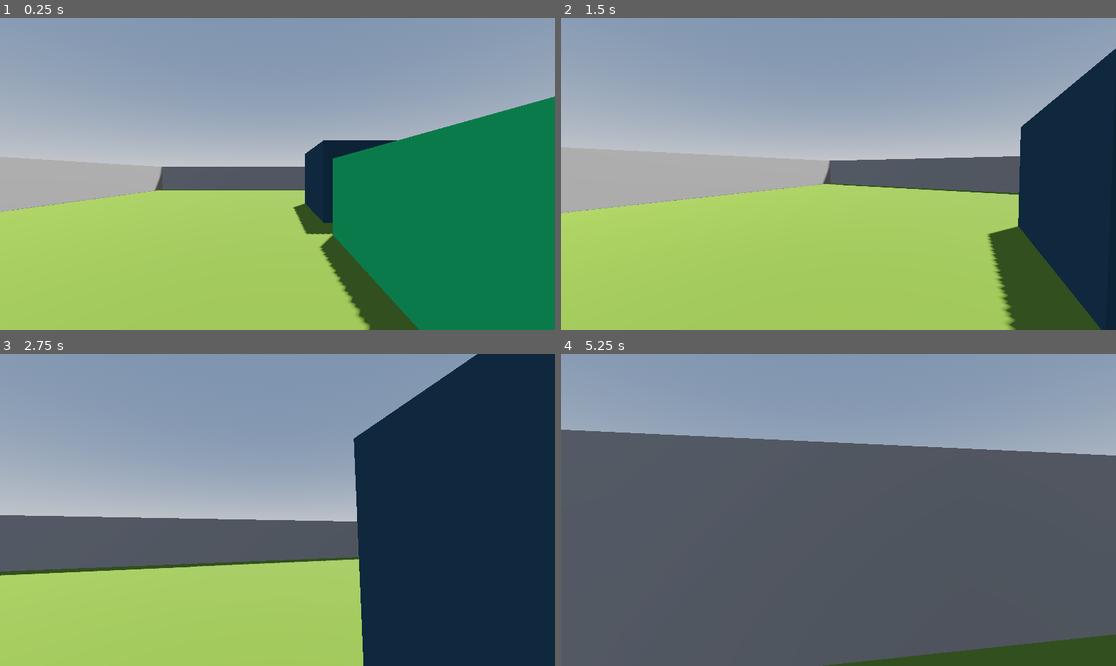
Above: before the commit, frames 1-4 (two rows, left to right).
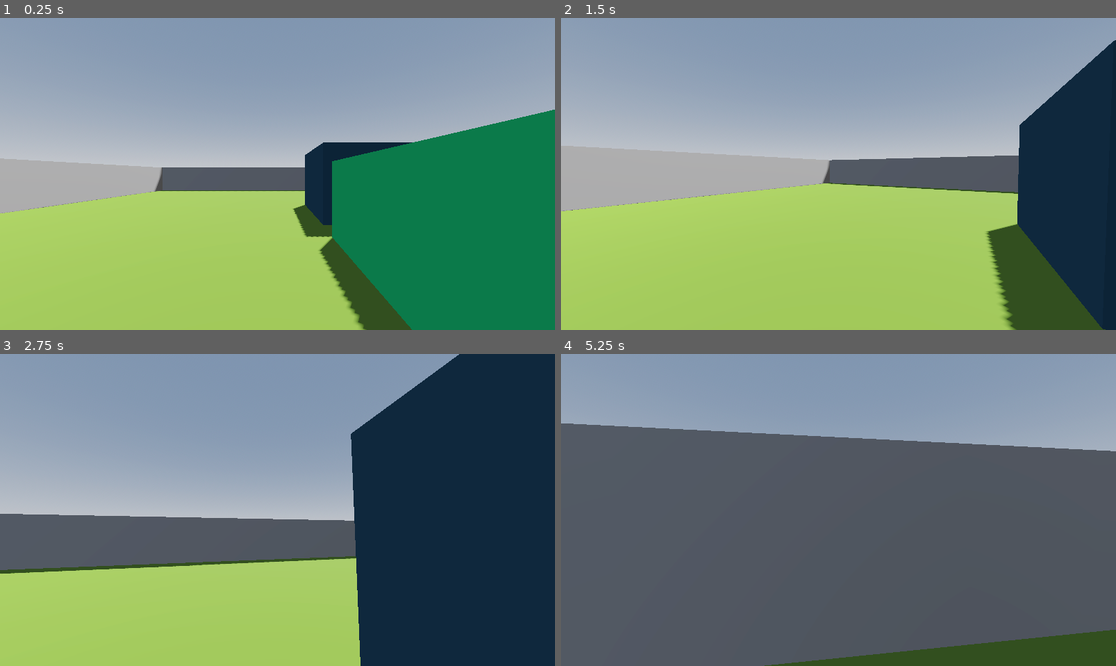
Above: after the commit, the same moments.

Repository: gmjtheeuwen/OwnTheRoad
Game: Godot game, scene res://scenes/player.tscn
Same seed, same stepped clock (60 frames per second), same inputs: the game is played once before the commit and once after it. Before the commit the project starts from res://Scenes/playercontroller.tscn.
Inputs (mouse positions are in pixels of both pictures, inside the frame that each line leads up to):
- Up to frame 1 (0.25 s): no input
- Up to frame 2 (1.5 s): tap Enter at 0.5 s; move the mouse to (866, 174) at 0.52 s; hold W (up) from 0.53 s (still down); move the mouse to (810, 174) at 1.27 s
- Up to frame 3 (2.75 s): keep holding W (up); move the mouse to (288, 503) at 2.02 s
- Up to frame 4 (5.25 s): keep holding W (up); move the mouse to (832, 516) at 2.77 s; move the mouse to (877, 513) at 3.52 s; move the mouse to (794, 506) at 4.27 s; move the mouse to (844, 510) at 5.02 s

The runs differ from the first frame. In frame 1, 2.3% of the frame differs, in the area x 0-100%, y 25-100%; in frame 2, 1.4%; in frame 3, 1.8%; in frame 4, 2.7%, in the area x 0-100%, y 22-100%.

Commit message:
Added states for walking

Diff:
--- a/Scripts/character_body_3d.gd
+++ /dev/null
@@ -1,55 +0,0 @@
-extends CharacterBody3D
-
-
-const SPEED = 5.0
-const SENSITIVITY = 0.01
-
-#bob variables
-const BOB_FREQ = 2
-const BOB_AMP = 0.08
-var t_bob = 0.0
-
-var gravity = 9.8
-
-@onready var head = $Head
-@onready var camera = $Head/Camera3D
-
-# Remove the mouse in the scene
-func _ready():
-	Input.set_mouse_mode(Input.MOUSE_MODE_CAPTURED)
-
-# Handle rotation of camera, with max and min height
-func _unhandled_input(event: InputEvent) -> void:
-	if event is InputEventMouseMotion:
-		head.rotate_y(-event.relative.x * SENSITIVITY)
-		camera.rotate_x(-event.relative.y * SENSITIVITY)
-		camera.rotation.x = clamp(camera.rotation.x, deg_to_rad(-40), deg_to_rad(60))
-
-
-func _physics_process(delta: float) -> void:
-	# Add the gravity
-	if not is_on_floor():
-		velocity.y -= gravity * delta
-
-	# Get the input direction and handle the movement / deceleration
-	var input_dir = Input.get_vector("left", "right", "up", "down")
-	var direction = (head.transform.basis * Vector3(input_dir.x, 0, input_dir.y)).normalized()
-	if direction:
-		velocity.x = direction.x * SPEED
-		velocity.z = direction.z * SPEED
-	else:
-		velocity.x = 0.0
-		velocity.z = 0.0
-
-	#Head Bob
-	t_bob += delta * velocity.length() * float(is_on_floor())
-	camera.transform.origin = _headbob(t_bob)
-
-	move_and_slide()
-
-# Handle head bob frequency
-func _headbob(time) -> Vector3:
-	var pos = Vector3.ZERO
-	pos.y = sin(time * BOB_FREQ) * BOB_AMP
-	pos.x = cos(time * BOB_FREQ / 2) * BOB_AMP
-	return pos
--- a/Scenes/playercontroller.tscn
+++ b/scenes/player.tscn
@@ -1,6 +1,9 @@
-[gd_scene load_steps=11 format=3 uid="uid://c3nglrrrb2y5w"]
+[gd_scene load_steps=14 format=3 uid="uid://c3nglrrrb2y5w"]
 
-[ext_resource type="Script" uid="uid://dq4ak7akmvva" path="res://Scripts/character_body_3d.gd" id="1_6gcc1"]
+[ext_resource type="Script" uid="uid://dq4ak7akmvva" path="res://scripts/player.gd" id="1_3vyb7"]
+[ext_resource type="PackedScene" uid="uid://dy1c420tme5eu" path="res://scenes/state_machine.tscn" id="2_g2els"]
+[ext_resource type="Script" uid="uid://uwr30nkdol3l" path="res://states/WalkingIdleState.gd" id="3_qhqgy"]
+[ext_resource type="Script" uid="uid://c4g4l7ek2yhog" path="res://states/WalkingState.gd" id="4_dqkch"]
 
 [sub_resource type="ProceduralSkyMaterial" id="ProceduralSkyMaterial_j0p05"]
 sky_horizon_color = Color(0.66224277, 0.6717428, 0.6867428, 1)
@@ -49,7 +52,7 @@
 
 [node name="Player" type="CharacterBody3D" parent="."]
 transform = Transform3D(1, 0, 0, 0, 1, 0, 0, 0, 1, 0, 0.34827662, 0)
-script = ExtResource("1_6gcc1")
+script = ExtResource("1_3vyb7")
 
 [node name="MeshInstance3D" type="MeshInstance3D" parent="Player"]
 transform = Transform3D(1, 0, 0, 0, 1, 0, 0, 0, 1, 0, 1, 0)
@@ -63,6 +66,19 @@
 transform = Transform3D(1, 0, 0, 0, 1, 0, 0, 0, 1, 0, 1.6970227, 0)
 
 [node name="Camera3D" type="Camera3D" parent="Player/Head"]
+
+[node name="StateMachine" parent="Player" node_paths=PackedStringArray("initial_state") instance=ExtResource("2_g2els")]
+initial_state = NodePath("Idle")
+
+[node name="Idle" type="Node" parent="Player/StateMachine" node_paths=PackedStringArray("player")]
+script = ExtResource("3_qhqgy")
+player = NodePath("../..")
+metadata/_custom_type_script = "uid://uwr30nkdol3l"
+
+[node name="Walking" type="Node" parent="Player/StateMachine" node_paths=PackedStringArray("player")]
+script = ExtResource("4_dqkch")
+player = NodePath("../..")
+metadata/_custom_type_script = "uid://c4g4l7ek2yhog"
 
 [node name="CSGBox3D2" type="CSGBox3D" parent="."]
 transform = Transform3D(1, 0, 0, 0, 1, 0, 0, 0, 1, -12.542858, 1.1156616, -5.690323)
--- /dev/null
+++ b/scenes/state_machine.tscn
@@ -0,0 +1,6 @@
+[gd_scene load_steps=2 format=3 uid="uid://dy1c420tme5eu"]
+
+[ext_resource type="Script" uid="uid://cug3pnumg26mi" path="res://scripts/state_machine.gd" id="1_nj0rb"]
+
+[node name="StateMachine" type="Node"]
+script = ExtResource("1_nj0rb")
--- a/scripts/player.gd
+++ b/scripts/player.gd
@@ -1,15 +1,39 @@
 extends CharacterBody3D
 
-@export var maxSpeed = 10.0
-@export var turnSpeed = 0.2
-var velocityX = 0.0
+
+const SPEED = 5.0
+const SENSITIVITY = 0.01
+
+var gravity = 9.8
+
+@onready var head = $Head
+@onready var camera = $Head/Camera3D
+
+# Remove the mouse in the scene
+func _ready():
+	Input.set_mouse_mode(Input.MOUSE_MODE_CAPTURED)
+
+# Handle rotation of camera, with max and min height
+func _unhandled_input(event: InputEvent) -> void:
+	if event is InputEventMouseMotion:
+		head.rotate_y(-event.relative.x * SENSITIVITY)
+		camera.rotate_x(-event.relative.y * SENSITIVITY)
+		camera.rotation.x = clamp(camera.rotation.x, deg_to_rad(-40), deg_to_rad(60))
+
 
 func _physics_process(delta: float) -> void:
-	if !is_on_floor():
-		velocity = get_gravity() * delta
+	# Add the gravity
+	if not is_on_floor():
+		velocity.y -= gravity * delta
 
-	var direction = Input.get_axis("ui_left", "ui_right")
-	velocityX = move_toward(velocityX, direction * maxSpeed, turnSpeed)
-	position.x += velocityX * delta
+	# Get the input direction and handle the movement / deceleration
+	var input_dir = Input.get_vector("left", "right", "up", "down")
+	var direction = (head.transform.basis * Vector3(input_dir.x, 0, input_dir.y)).normalized()
+	if direction:
+		velocity.x = direction.x * SPEED
+		velocity.z = direction.z * SPEED
+	else:
+		velocity.x = 0.0
+		velocity.z = 0.0
 
 	move_and_slide()
--- /dev/null
+++ b/scripts/state_machine.gd
@@ -0,0 +1,38 @@
+extends Node
+
+@export var initial_state: State
+
+var states: Dictionary = {}
+var current_state: State
+
+func _ready() -> void:
+	for child in get_children():
+		if child is State:
+			states[child.name.to_lower()] = child
+			child.transitioned.connect(on_child_transition)
+	if initial_state:
+		initial_state.enter()
+		current_state = initial_state
+
+
+func _process(delta: float) -> void:
+	if current_state:
+		current_state.update(delta)
+
+func _physics_process(delta: float) -> void:
+	if current_state:
+		current_state.physics_update(delta)
+
+func on_child_transition(state, new_state_name):
+	if state != current_state:
+		return
+
+	var new_state = states.get(new_state_name.to_lower())
+	if !new_state:
+		return
+
+	if current_state:
+		current_state.exit()
+
+	new_state.enter()
+	current_state = new_state
--- /dev/null
+++ b/states/State.gd
@@ -0,0 +1,16 @@
+extends Node
+class_name State
+
+signal transitioned
+
+func enter():
+	pass
+
+func exit():
+	pass
+
+func update(_delta: float):
+	pass
+
+func physics_update(_delta: float):
+	pass
--- /dev/null
+++ b/states/WalkingIdleState.gd
@@ -0,0 +1,8 @@
+extends State
+class_name WalkingIdle
+
+@export var player: CharacterBody3D
+
+func physics_update(_delta: float):
+	if player.velocity.length() > 0:
+		transitioned.emit(self, "walking")
--- /dev/null
+++ b/states/WalkingState.gd
@@ -0,0 +1,21 @@
+extends State
+class_name Walking
+
+@export var headbob_frequency:= 10.0
+@export var headbob_amplitude:= 0.1
+@export var player: CharacterBody3D
+
+var headbob_time = 0.0
+
+func headbob(delta) -> Vector3:
+	var new_position = Vector3.ZERO
+	headbob_time += delta
+	new_position.x = cos(headbob_time*headbob_frequency/2) * headbob_amplitude
+	new_position.y = sin(headbob_time*headbob_frequency) * headbob_amplitude
+	return new_position
+
+func physics_update(delta: float):
+	if player.velocity.length() > 0:
+		player.camera.transform.origin = headbob(delta)
+	else:
+		transitioned.emit(self, "idle")
Not shown, removed: Scripts/character_body_3d.gd.uid
Not shown, changed: scripts/player.gd.uid
Not shown, added: scripts/state_machine.gd.uid
Not shown, added: states/State.gd.uid
Not shown, added: states/WalkingIdleState.gd.uid
Not shown, added: states/WalkingState.gd.uid
